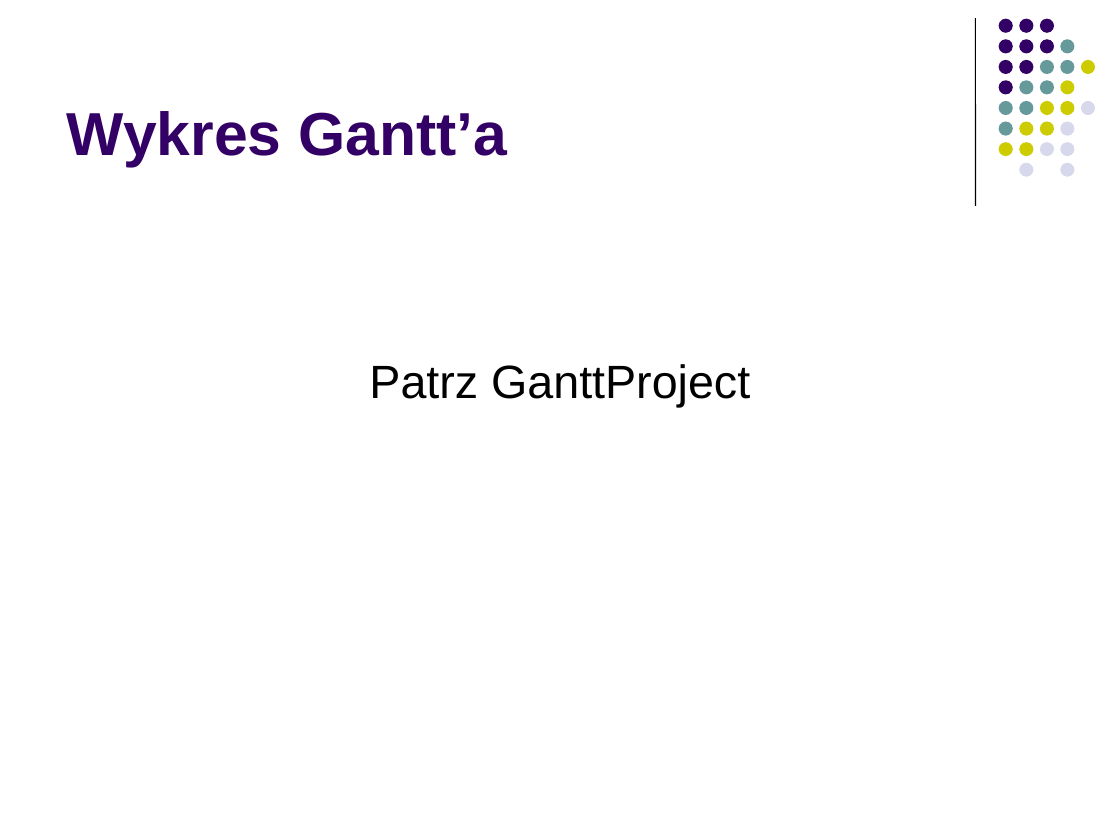
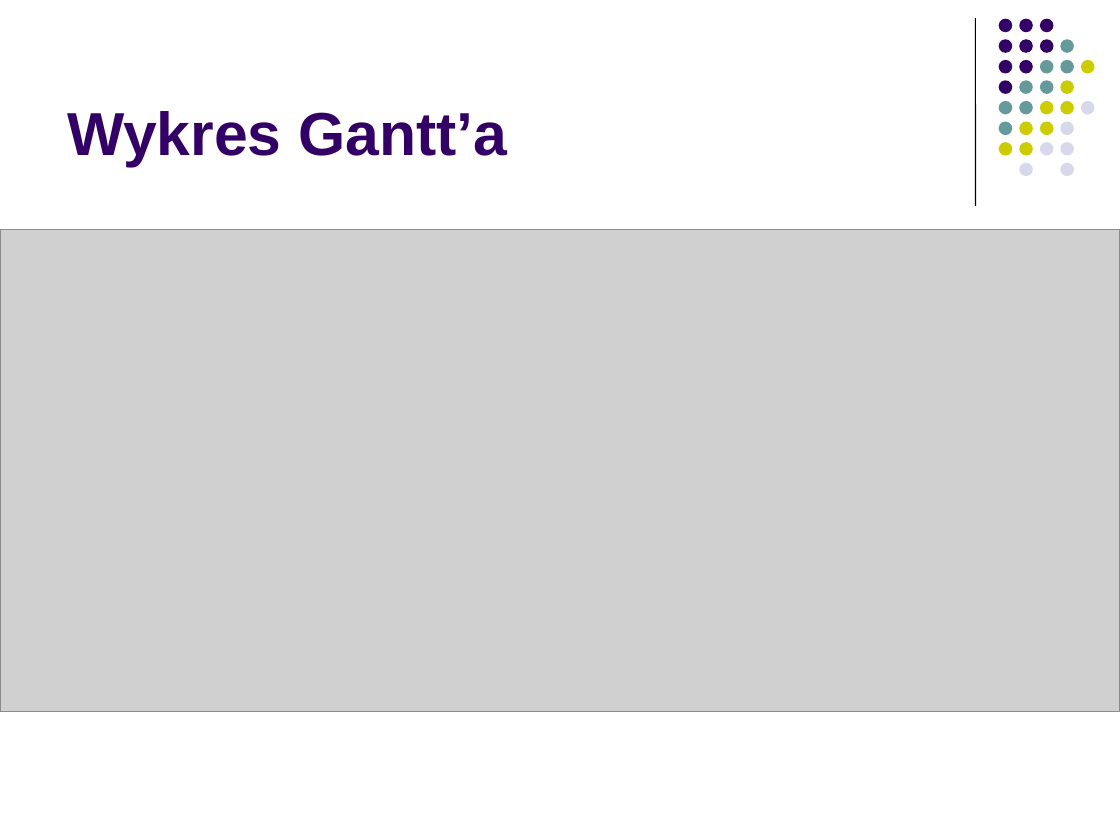
Before and after one commit to Andrzej1984/ZIwG_projekt, a slide deck: slide 13 of Zastosowania informatyki w gospodarce-projekt.ppt (slide 9 before the commit). Drawn at 1120x840 pixels with LibreOffice and Linux fonts; fonts in the diff are those of the drawing; grey boxes stand for pictures. Boxes give left, top, right and bottom in pixels: in the first picture for what was removed or moved away, otherwise in the second. Text is boxed around its words. In the diff, an @@ line names an element or a change of style, - is before the commit and + after.

```diff
--- a/Zastosowania informatyki w gospodarce-projekt.ppt
+++ b/Zastosowania informatyki w gospodarce-projekt.ppt
@@ picture added at <box>0,230,1120,712</box> @@
@@ text removed at <box>369,364,750,407</box> @@
-Patrz GanttProject
```
Also in this commit, not shown: 6 other slides changed, 8 slides added, 4 slides removed, 1 other file.
